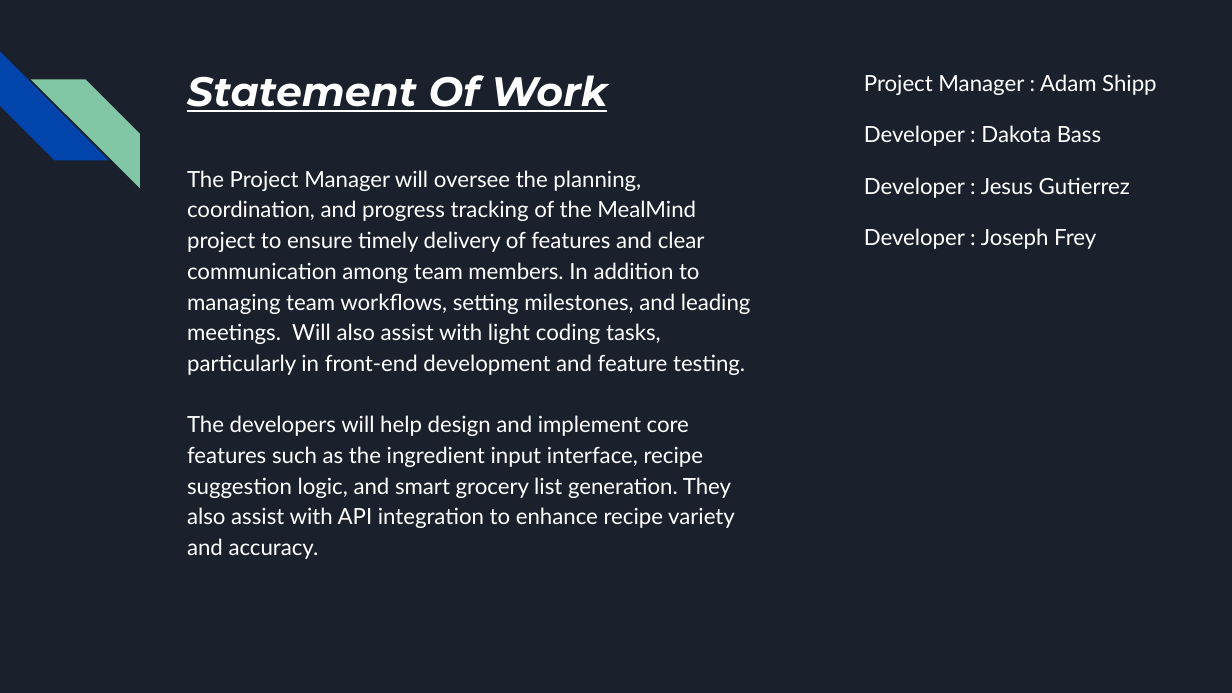
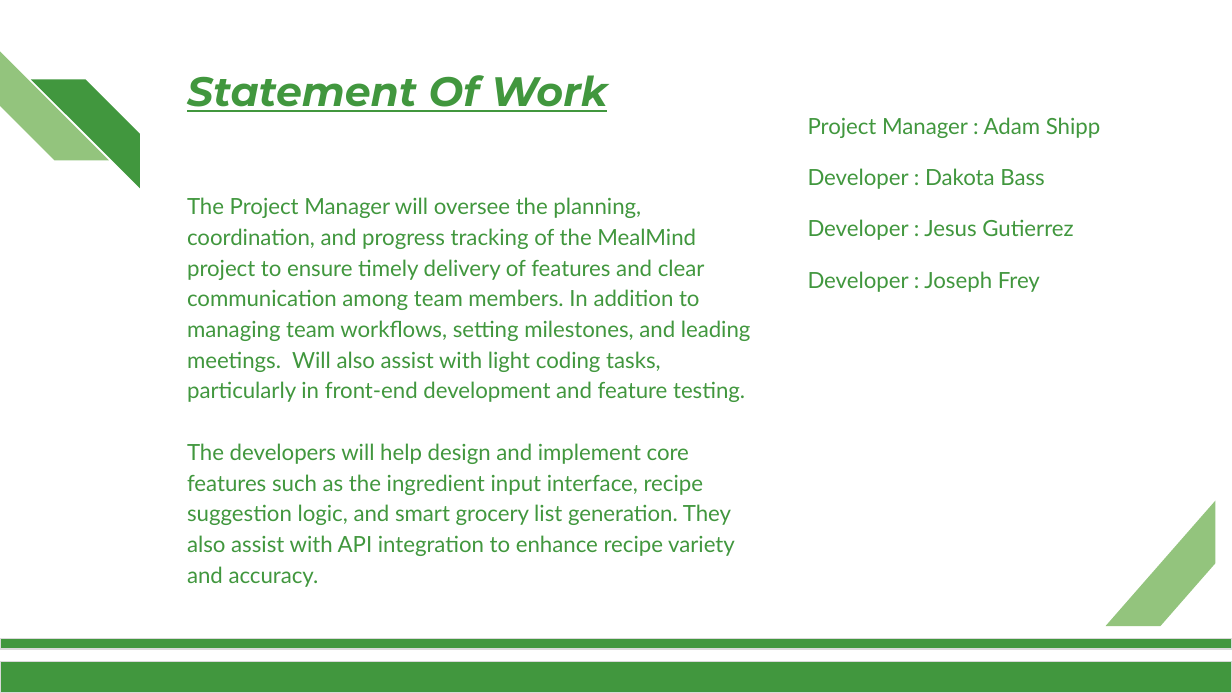
Before and after one commit to shippadam25/MealMind, a slide deck: slide 9 of Documents/Phase 2/ProjectPhase2.pptx. Drawn at 1232x693 pixels with LibreOffice and Linux fonts; fonts in the diff are those of the drawing; background and template pictures are left out. Boxes give left, top, right and bottom in pixels: in the first picture for what was removed or moved away, otherwise in the second. Text is boxed around its words. In the diff, an @@ line names an element or a change of style, - is before the commit and + after.

```diff
--- a/Documents/Phase 2/ProjectPhase2.pptx
+++ b/Documents/Phase 2/ProjectPhase2.pptx
@@ background #1B212C to #FFFFFF @@
@@ diag stripe at [0, 52, 108, 160]: fill #0145AC to #93C47D @@
@@ diag stripe at [31, 79, 139, 187]: fill #82C7A5 to #41973E @@
@@ text colour #FFFFFF to #41973E in 3 elements at [187, 197, 751, 587], [187, 75, 607, 112], [808, 117, 1100, 292] @@
@@ text "Project Manager : Adam Shipp": place and size @@
-text "Project Manager : Adam Shipp" at [864, 74, 1156, 249]
+text "Project Manager : Adam Shipp" at [808, 117, 1100, 292]
@@ text "The Project Manager will oversee ...": place and size @@
-text "The Project Manager will oversee ..." at [187, 170, 751, 559]
+text "The Project Manager will oversee ..." at [187, 197, 751, 587]
@@ diag stripe added at [1106, 501, 1215, 626], fill #93C47D @@
@@ rectangle added at [0, 638, 1232, 649], fill #41973E, outline #D9D9D9 0.75 pt @@
@@ rectangle added at [0, 662, 1232, 693], fill #41973E, outline #D9D9D9 0.75 pt @@
```
Also in this commit, not shown: 9 other slides changed, 8 other files.
